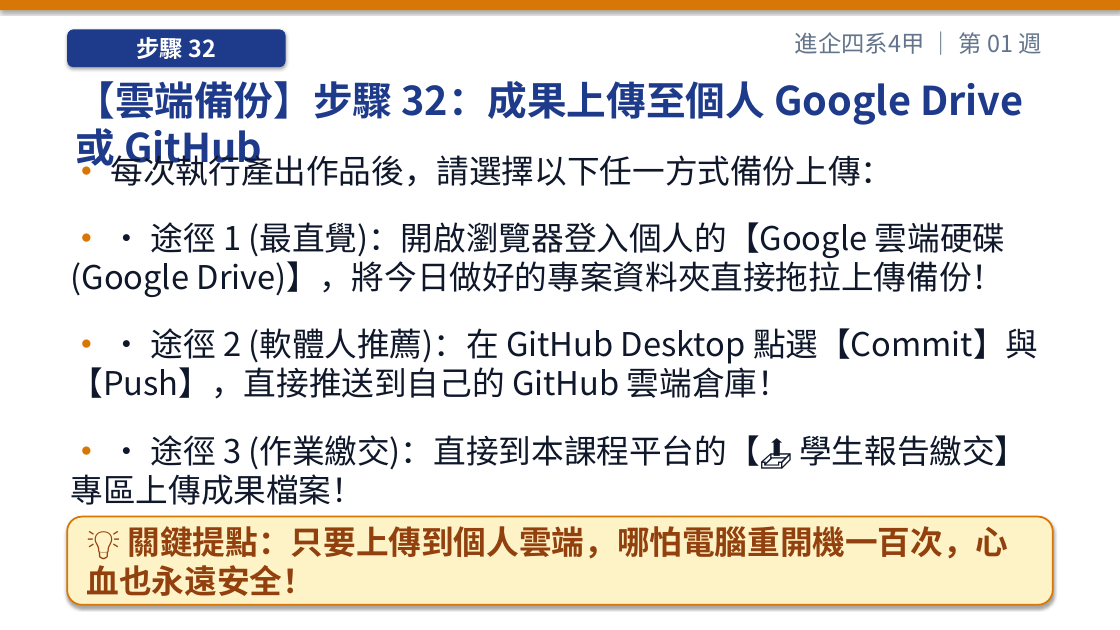
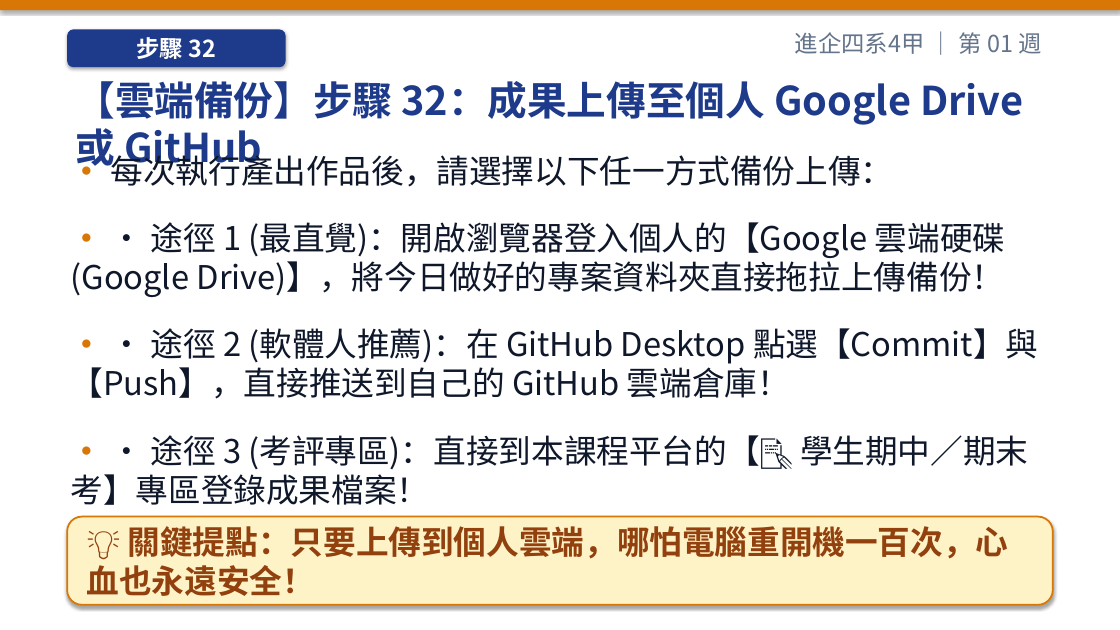
Before and after one commit to h12s12bs/vnu-enterprise-resource-planning, a slide deck: slide 50 of 01_每週教學簡報_PPT/ERP_第01週_課程導論、ERP_概念演進與數位轉型.pptx. Drawn at 1120x630 pixels with LibreOffice and Linux fonts; fonts in the diff are those of the drawing. Boxes give left, top, right and bottom in pixels: in the first picture for what was removed or moved away, otherwise in the second. Text is boxed around its words. In the diff, an @@ line names an element or a change of style, - is before the commit and + after.

Commit message:
feat: rename assessment to 期中考 and 期末考, refine W1 setup pacing, and add W18 GitHub Pages showcase

```diff
--- a/01_每週教學簡報_PPT/ERP_第01週_課程導論、ERP_概念演進與數位轉型.pptx
+++ b/01_每週教學簡報_PPT/ERP_第01週_課程導論、ERP_概念演進與數位轉型.pptx
@@ text at bbox=[71, 435, 1028, 505]: text changed @@
-• • 途徑 3 (作業繳交)：直接到本課程平台的【📤 學生報告繳交】專區上傳成果檔案！
+• • 途徑 3 (考評專區)：直接到本課程平台的【📝 學生期中／期末考】專區登錄成果檔案！
```
Also in this commit, not shown: 12 other slides changed, 46 other files.
